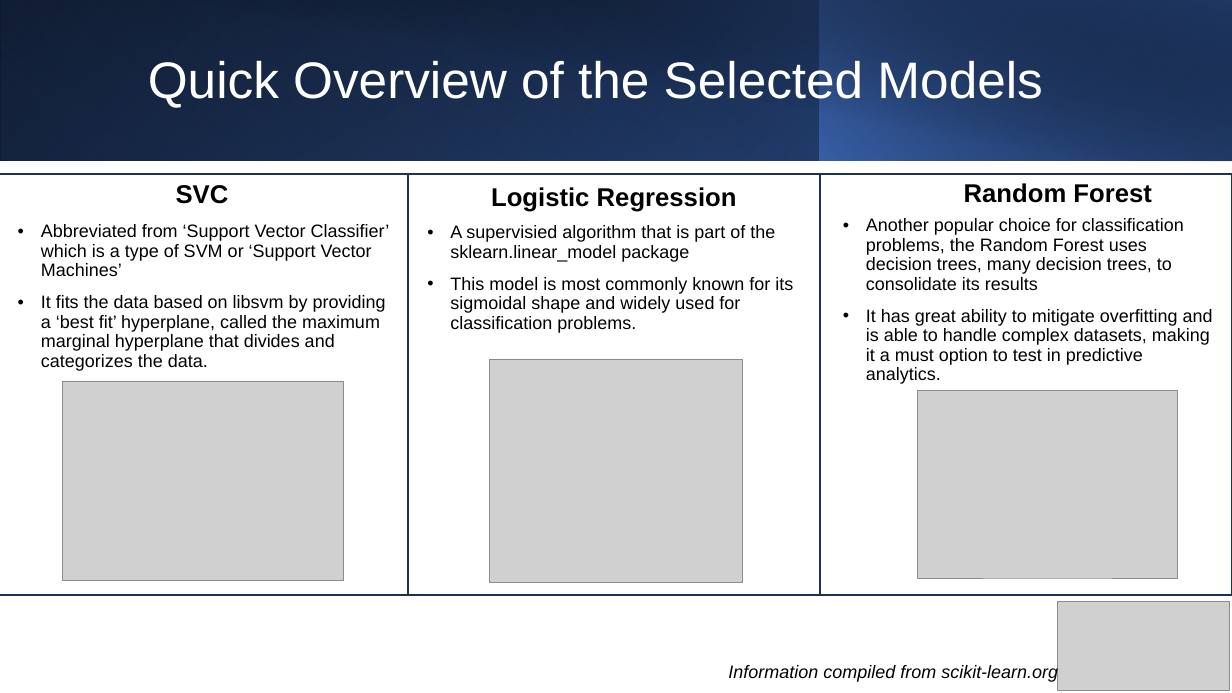
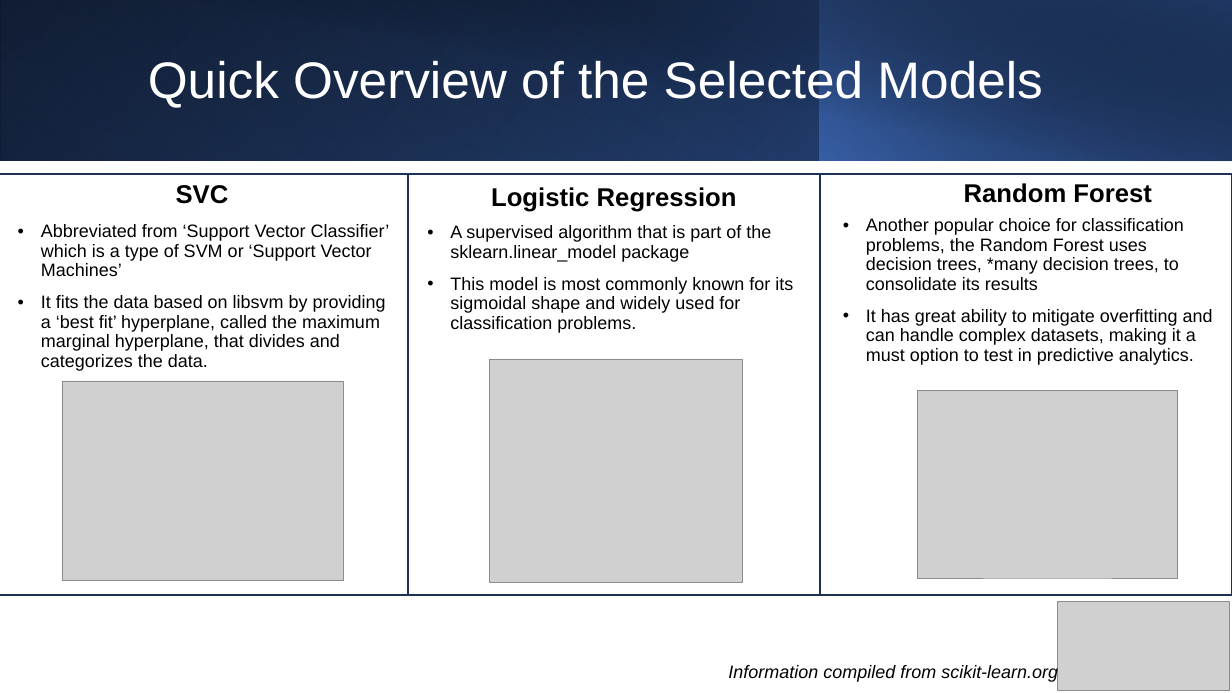
Before and after one commit to johnnys7n/Data-Scientist-Case-Study, a slide deck: slide 18 of JS-case-study-presentation.pptx. Drawn at 1232x693 pixels with LibreOffice and Linux fonts; fonts in the diff are those of the drawing; grey boxes stand for pictures. Boxes give left, top, right and bottom in pixels: in the first picture for what was removed or moved away, otherwise in the second. Text is boxed around its words. In the diff, an @@ line names an element or a change of style, - is before the commit and + after.

```diff
--- a/JS-case-study-presentation.pptx
+++ b/JS-case-study-presentation.pptx
@@ text at (x1=450, y1=225, x2=771, y2=262): text changed @@
-• A supervisied algorithm that is part of the sklearn.linear_model package
+• A supervised algorithm that is part of the sklearn.linear_model package
@@ text at (x1=866, y1=218, x2=1213, y2=365): text changed @@
-• Another popular choice for classification problems, the Random Forest uses decision trees, many decision trees, to consolidate its results
-• It has great ability to mitigate overfitting and is able to handle complex datasets, making it a must option to test in predictive analytics.
+• Another popular choice for classification problems, the Random Forest uses decision trees, *many decision trees, to consolidate its results
+• It has great ability to mitigate overfitting and can handle complex datasets, making it a must option to test in predictive analytics.
@@ text at (x1=41, y1=295, x2=386, y2=371): text changed @@
-• It fits the data based on libsvm by providing a ‘best fit’ hyperplane, called the maximum marginal hyperplane that divides and categorizes the data.
+• It fits the data based on libsvm by providing a ‘best fit’ hyperplane, called the maximum marginal hyperplane, that divides and categorizes the data.
```
Also in this commit, not shown: 17 other slides changed, 1 other file.
